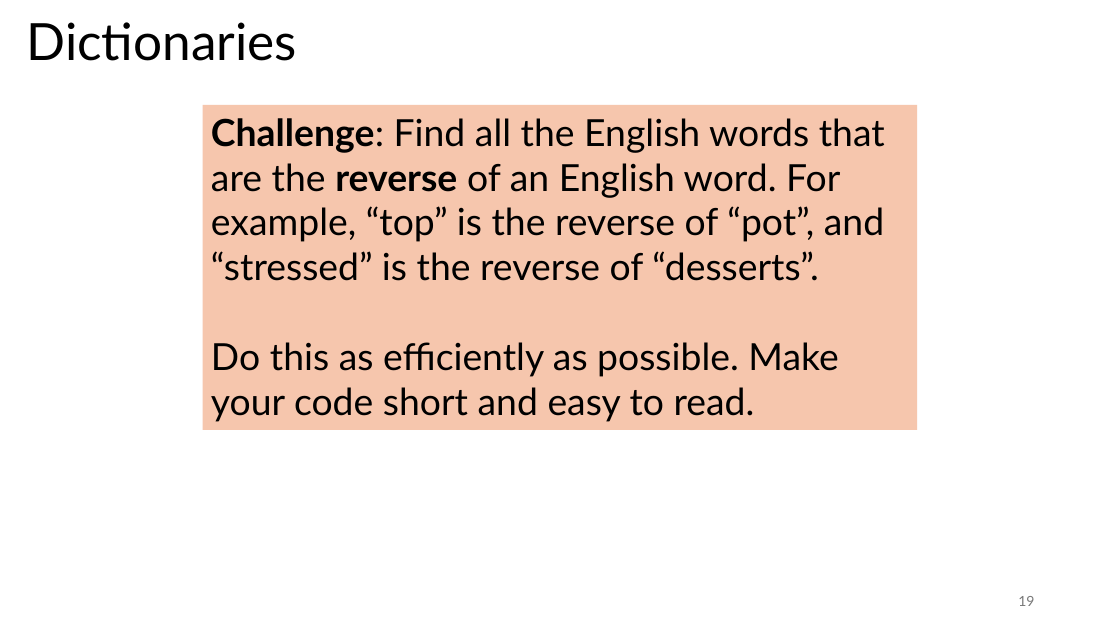
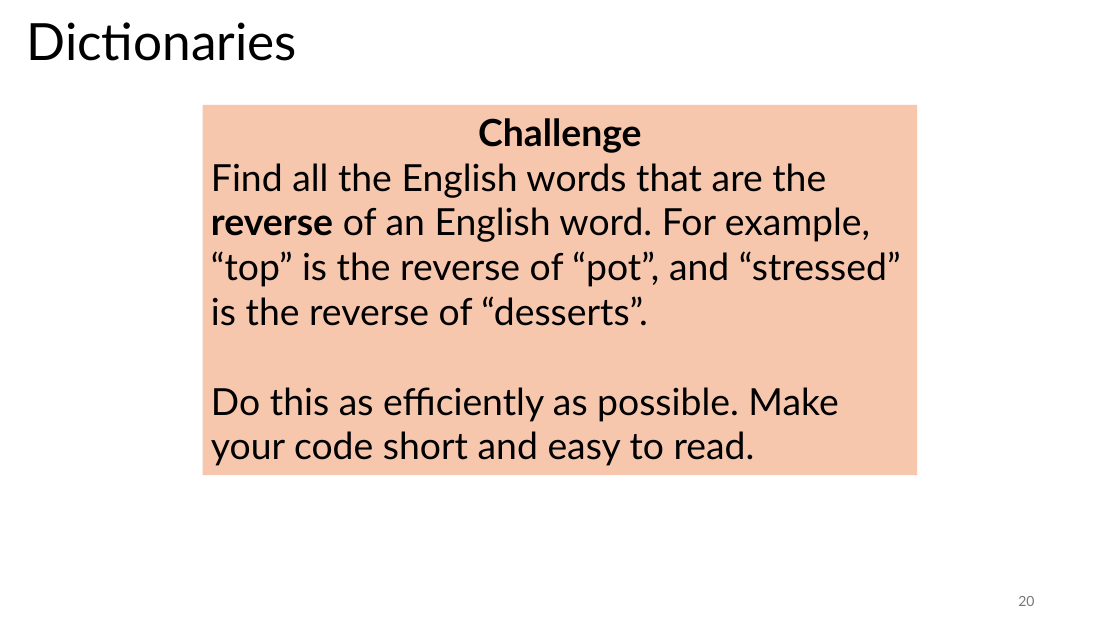
Before and after one commit to tjd1234/cmpt120fall2024, a slide deck: slide 20 of lecture_notes/chapter10/chapter10.pptx (slide 19 before the commit). Drawn at 1120x630 pixels with LibreOffice and Linux fonts; fonts in the diff are those of the drawing. Boxes give left, top, right and bottom in pixels: in the first picture for what was removed or moved away, otherwise in the second. Text is boxed around its words. In the diff, an @@ line names an element or a change of style, - is before the commit and + after.

```diff
--- a/lecture_notes/chapter10/chapter10.pptx
+++ b/lecture_notes/chapter10/chapter10.pptx
@@ rectangle "Challenge": place and size @@
-rectangle "Challenge" at [202, 105, 918, 430]
+rectangle "Challenge" at [202, 105, 918, 476]
@@ text in rectangle at [211, 118, 901, 326]: text changed @@
-Challenge: Find all the English words that are the reverse of an English word. For example, “top” is the reverse of “pot”, and “stressed” is the reverse of “desserts”.
+Challenge
+Find all the English words that are the reverse of an English word. For example, “top” is the reverse of “pot”, and “stressed” is the reverse of “desserts”.
@@ page number at [1018, 596, 1034, 606]: text changed @@
-19
+20
```
Also in this commit, not shown: 9 other slides changed, 1 slide added, 12 other files.
